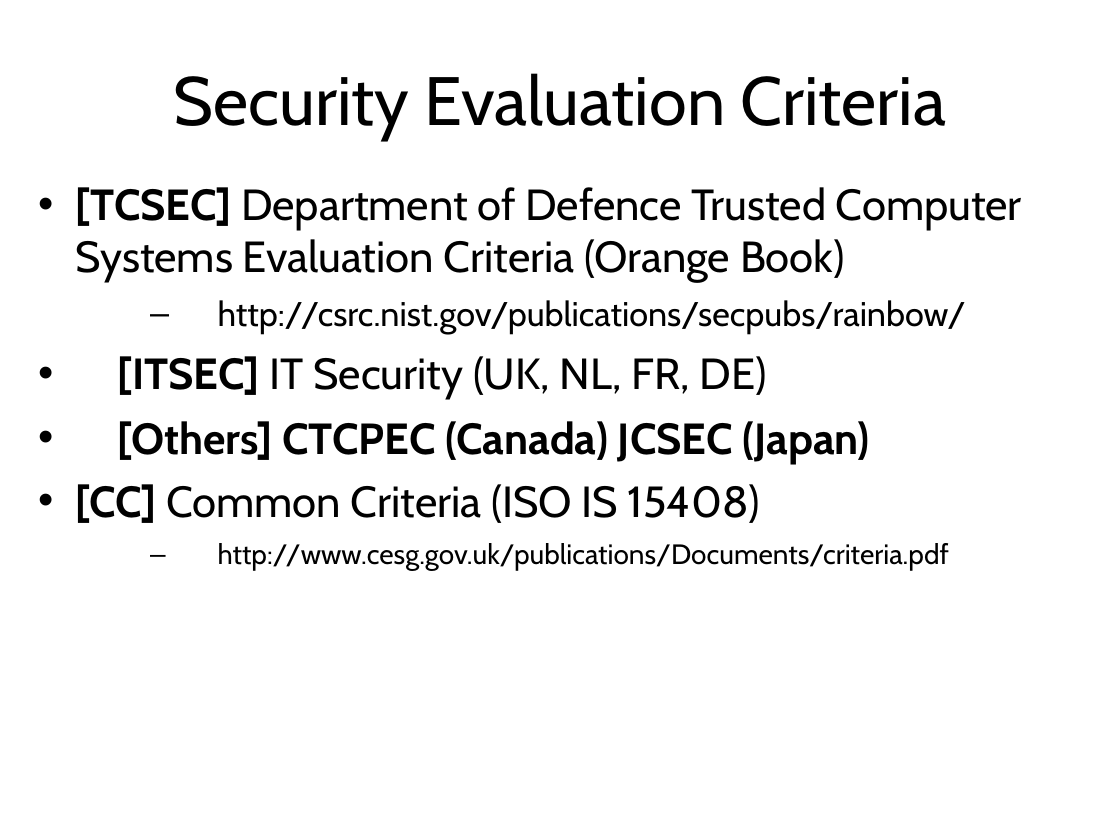
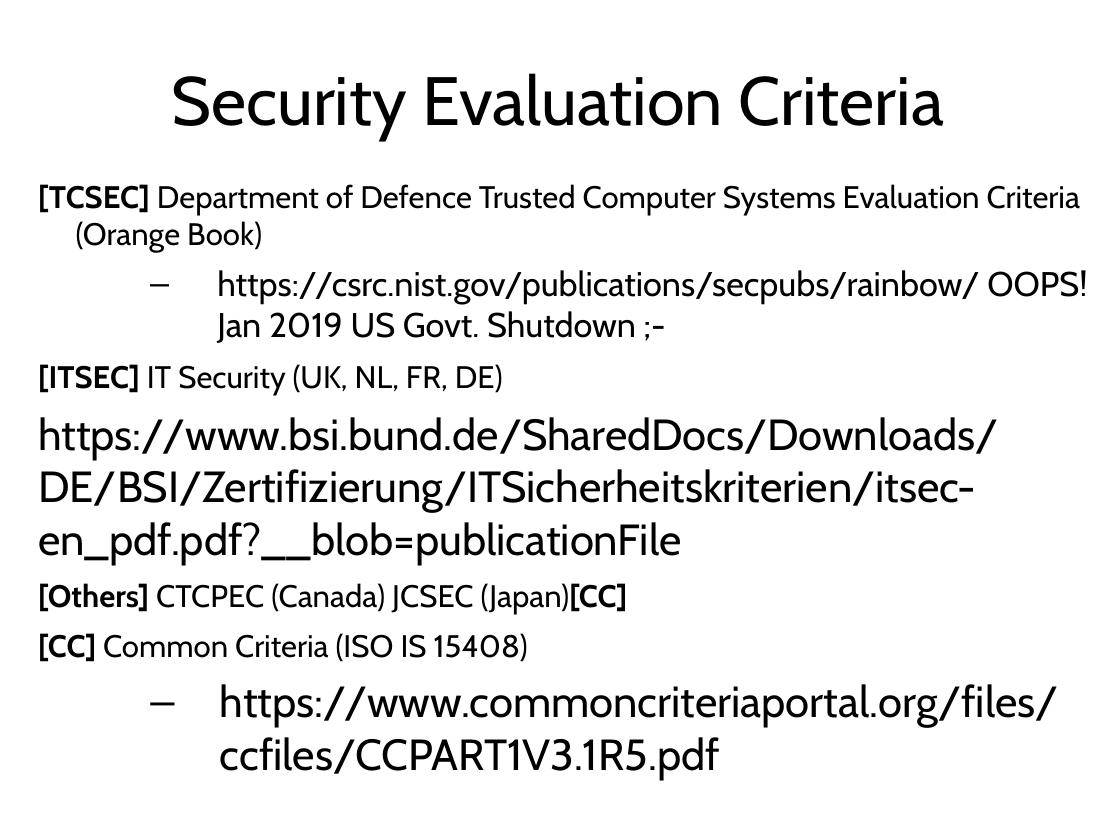
Before and after one commit to sftcd/cs7053, a slide deck: slide 25 of 2016lectures/02-concepts.ppt. Drawn at 1120x840 pixels with LibreOffice and Linux fonts; fonts in the diff are those of the drawing. Boxes give left, top, right and bottom in pixels: in the first picture for what was removed or moved away, otherwise in the second. Text is boxed around its words. In the diff, an @@ line names an element or a change of style, - is before the commit and + after.

```diff
--- a/2016lectures/02-concepts.ppt
+++ b/2016lectures/02-concepts.ppt
@@ text at [38, 184, 1080, 662]: size 28 to 20 pt in "[TCSEC] Department of Defence Trusted Computer Systems ...", "[ITSEC] IT Security (UK, NL, FR, DE)", "[CC] Common Criteria (ISO IS 15408)"; bullet • to none; more space between paragraphs @@
@@ text at [217, 270, 1087, 343]: text changed @@
-  – http://csrc.nist.gov/publications/secpubs/rainbow/
+  – https://csrc.nist.gov/publications/secpubs/rainbow/ OOPS! Jan 2019 US Govt. Shutdown ;-
@@ text at [38, 417, 998, 614]: text changed; bold off @@
-• [Others] CTCPEC (Canada) JCSEC (Japan)
+https://www.bsi.bund.de/SharedDocs/Downloads/DE/BSI/Zertifizierung/ITSicherheitskriterien/itsec-en_pdf.pdf?__blob=publicationFile
+[Others] CTCPEC (Canada) JCSEC (Japan)[CC]
@@ text at [220, 684, 1059, 780]: text changed; size 18 to 28 pt @@
-  – http://www.cesg.gov.uk/publications/Documents/criteria.pdf
+  – https://www.commoncriteriaportal.org/files/ccfiles/CCPART1V3.1R5.pdf
```
Also in this commit, not shown: 42 other slides changed, 4 slides added, 5 other files.
